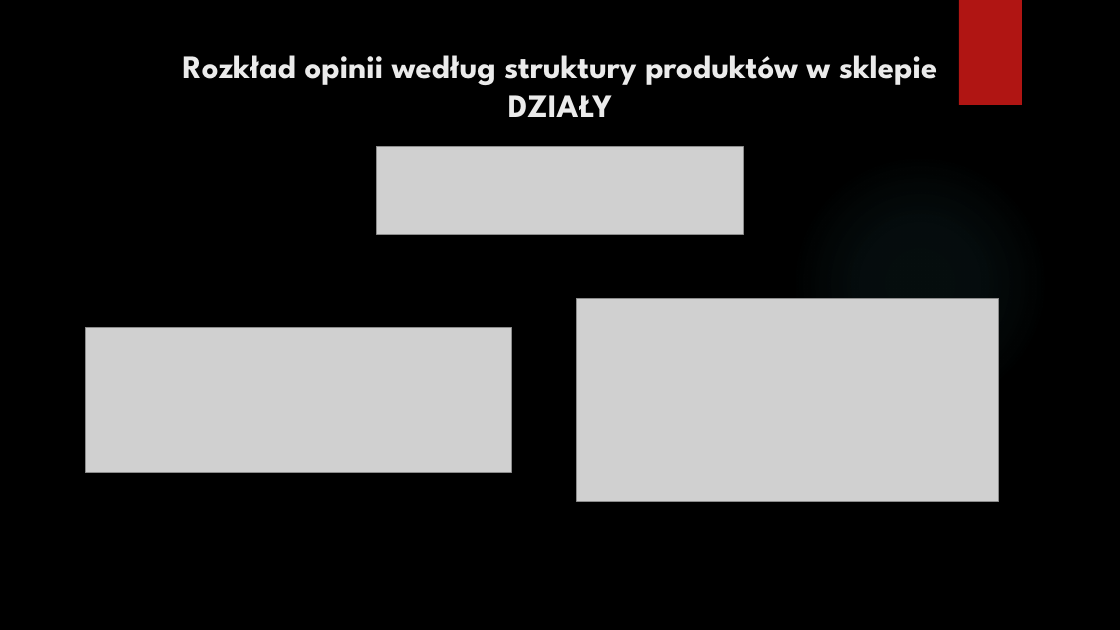
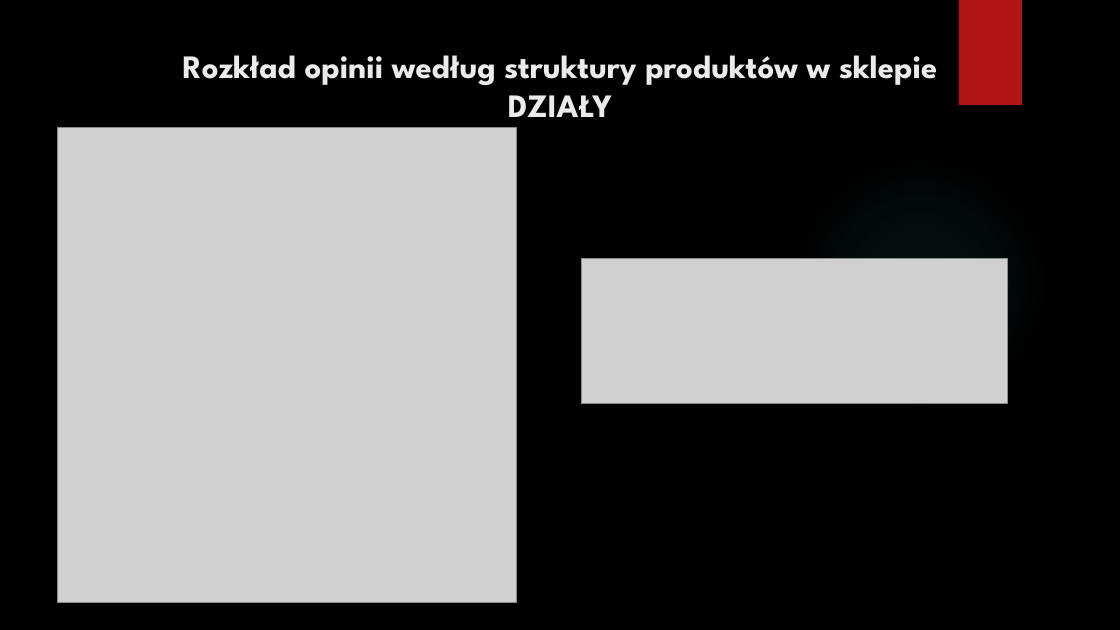
Before and after one commit to infoshareacademy/jdsz3-TeamA, a slide deck: slide 14 of ProjektPython/Prezentacja/prezentacja.pptx. Drawn at 1120x630 pixels with LibreOffice and Linux fonts; fonts in the diff are those of the drawing; grey boxes stand for pictures; background and template pictures are left out. Boxes give left, top, right and bottom in pixels: in the first picture for what was removed or moved away, otherwise in the second. Text is boxed around its words. In the diff, an @@ line names an element or a change of style, - is before the commit and + after.

```diff
--- a/ProjektPython/Prezentacja/prezentacja.pptx
+++ b/ProjektPython/Prezentacja/prezentacja.pptx
@@ picture added at (58, 128, 517, 602) @@
@@ picture removed at (376, 147, 743, 234) @@
@@ picture: place and size @@
-picture at (85, 327, 511, 472)
+picture at (581, 259, 1007, 404)
@@ picture removed at (576, 298, 999, 502) @@
```
Also in this commit, not shown: 4 other slides changed, 1 slide added, 1 other file.
